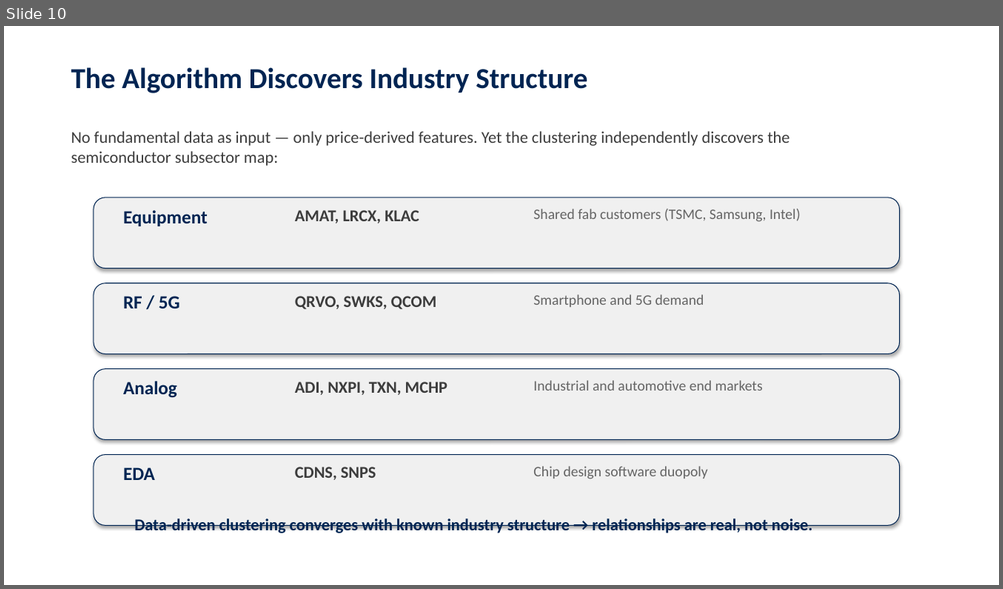
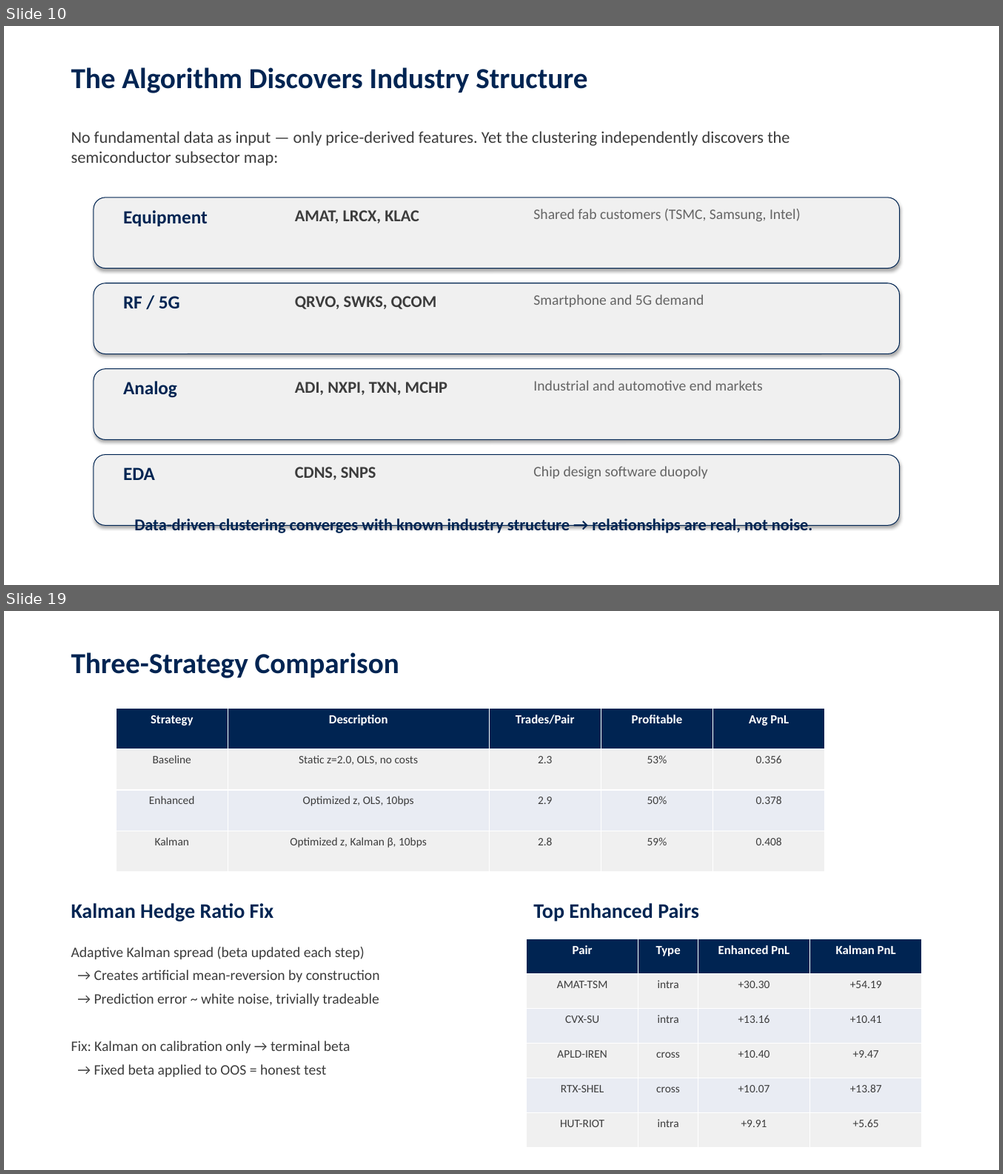
Before and after one commit to jcmcode/pairs-test, a slide deck: deliverables/presentation.pptx. Shown one above the other, each under a label of ours: slide 10 before the commit, slides 10 and 19 after it; the slides between them are not shown. The pictures are 1003x589 and 1003x1174 pixels, drawn with LibreOffice and Linux fonts; fonts in the diff are those of the drawing. Boxes give left, top, right and bottom in pixels: in the first picture for what was removed or moved away, otherwise in the second. Text is boxed around its words. In the diff, an @@ line names an element or a change of style, - is before the commit and + after.

```diff
--- a/deliverables/presentation.pptx
+++ b/deliverables/presentation.pptx
@@ slide 19 added at box(4, 611, 999, 1170), background #FFFFFF @@
@@ text added at box(71, 652, 399, 678), 28 pt, text #002452, bold @@
+Three-Strategy Comparison
@@ table added at box(116, 708, 825, 872), 4 rows, 5 columns @@
+Strategy | Description | Trades/Pair | Profitable | Avg PnL
+Baseline | Static z=2.0, OLS, no costs | 2.3 | 53% | 0.356
+Enhanced | Optimized z, OLS, 10bps | 2.9 | 50% | 0.378
+Kalman | Optimized z, Kalman β, 10bps | 2.8 | 59% | 0.408
@@ text added at box(71, 903, 274, 922), 20 pt, text #002452, bold @@
+Kalman Hedge Ratio Fix
@@ text added at box(533, 903, 699, 922), 20 pt, text #002452, bold @@
+Top Enhanced Pairs
@@ table added at box(526, 940, 922, 1148), 6 rows, 4 columns @@
+Pair | Type | Enhanced PnL | Kalman PnL
+AMAT-TSM | intra | +30.30 | +54.19
+CVX-SU | intra | +13.16 | +10.41
+APLD-IREN | cross | +10.40 | +9.47
+RTX-SHEL | cross | +10.07 | +13.87
+HUT-RIOT | intra | +9.91 | +5.65
@@ text added at box(71, 947, 380, 1077), 14 pt, text #3C3C3C @@
+Adaptive Kalman spread (beta updated each step)
+→ Creates artificial mean-reversion by construction
+→ Prediction error ~ white noise, trivially tradeable
+Fix: Kalman on calibration only → terminal beta
+→ Fixed beta applied to OOS = honest test
```
Also in this commit, not shown: 6 slides changed, 14 other slides added, 10 slides removed, 3 other files.
